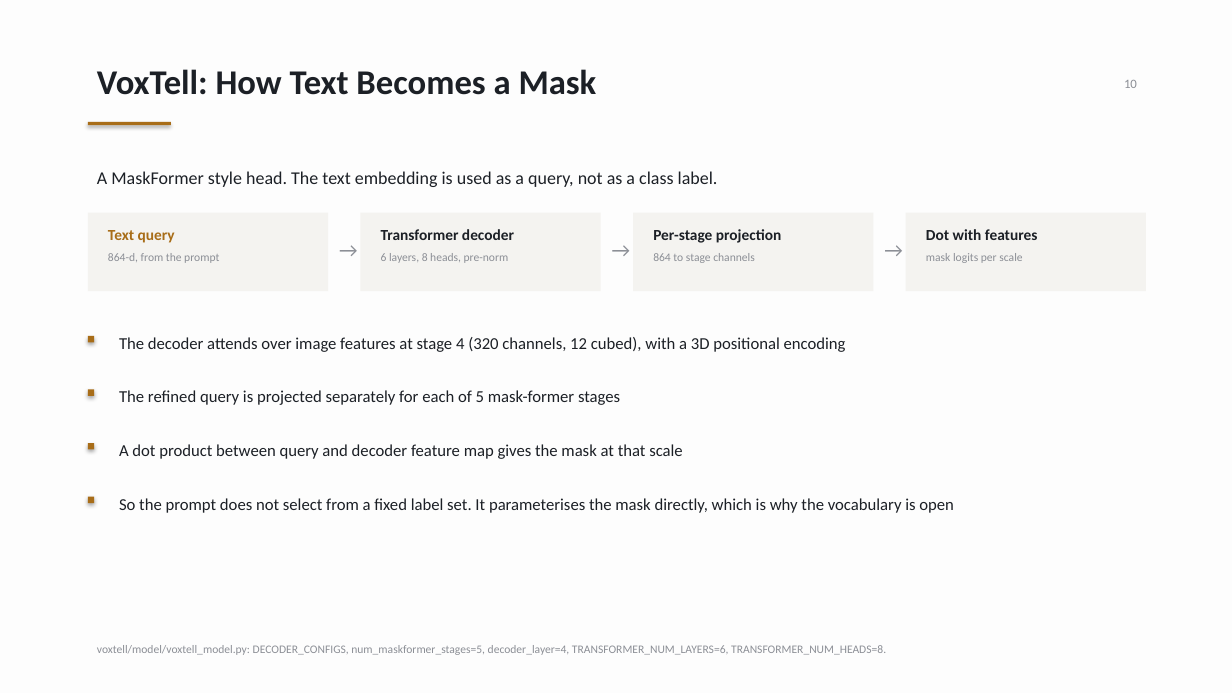
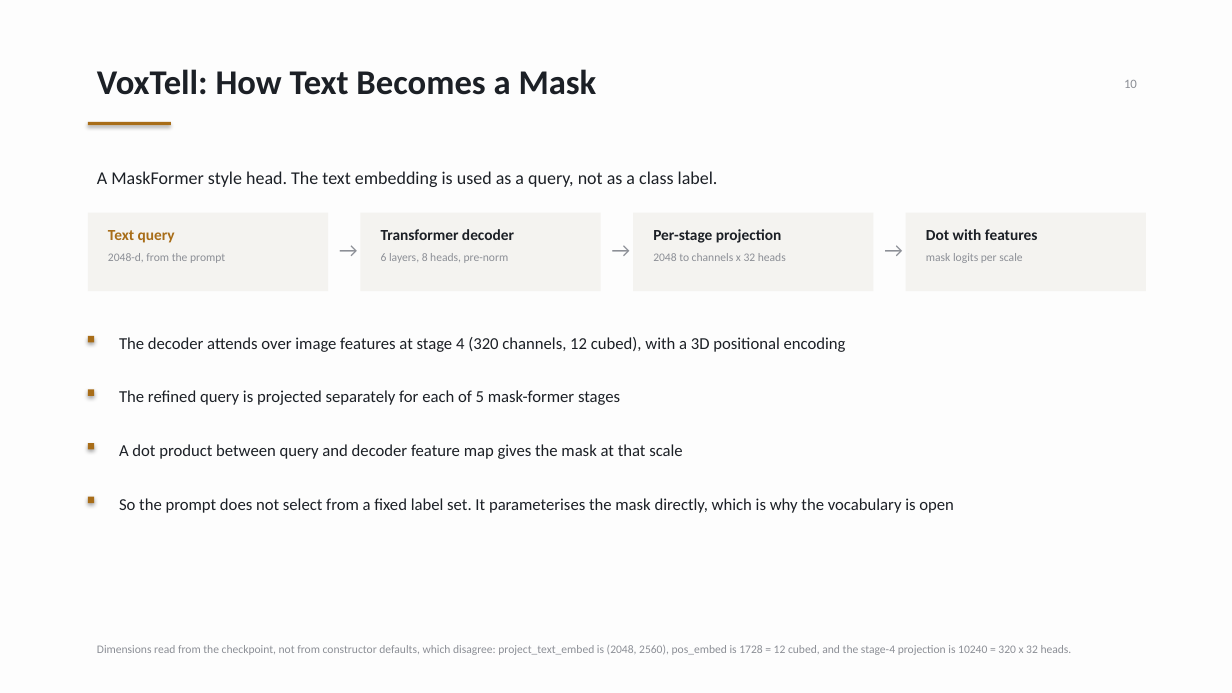
Before and after one commit to pentaexe/VoxTell-main, a slide deck: slide 10 of slides.pptx. Drawn at 1232x693 pixels with LibreOffice and Linux fonts; fonts in the diff are those of the drawing. Boxes give left, top, right and bottom in pixels: in the first picture for what was removed or moved away, otherwise in the second. Text is boxed around its words. In the diff, an @@ line names an element or a change of style, - is before the commit and + after.

```diff
--- a/slides.pptx
+++ b/slides.pptx
@@ text at box(108, 253, 225, 263): text changed @@
-864-d, from the prompt
+2048-d, from the prompt
@@ text at box(653, 253, 786, 261): text changed @@
-864 to stage channels
+2048 to channels x 32 heads
@@ text at box(97, 645, 1072, 655): text changed @@
-voxtell/model/voxtell_model.py: DECODER_CONFIGS, num_maskformer_stages=5, decoder_layer=4, TRANSFORMER_NUM_LAYERS=6, TRANSFORMER_NUM_HEADS=8.
+Dimensions read from the checkpoint, not from constructor defaults, which disagree: project_text_embed is (2048, 2560), pos_embed is 1728 = 12 cubed, and the stage-4 projection is 10240 = 320 x 32 heads.
```
Also in this commit, not shown: 2 other slides changed, 1 other file.
